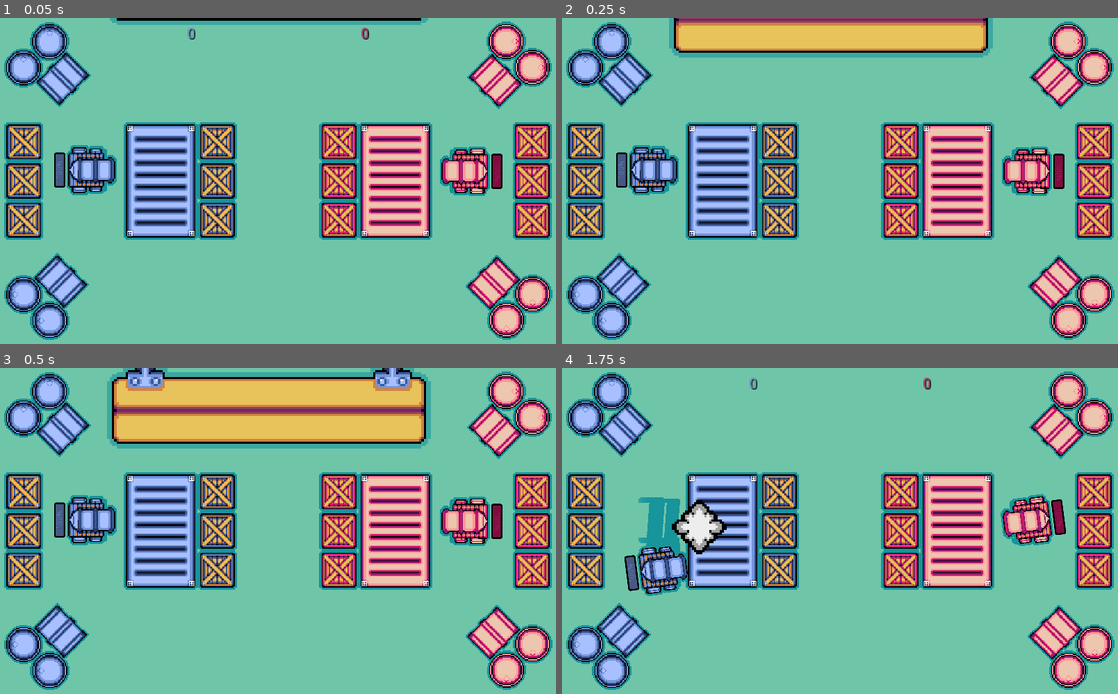
Above: before the commit, frames 1-4 (two rows, left to right).
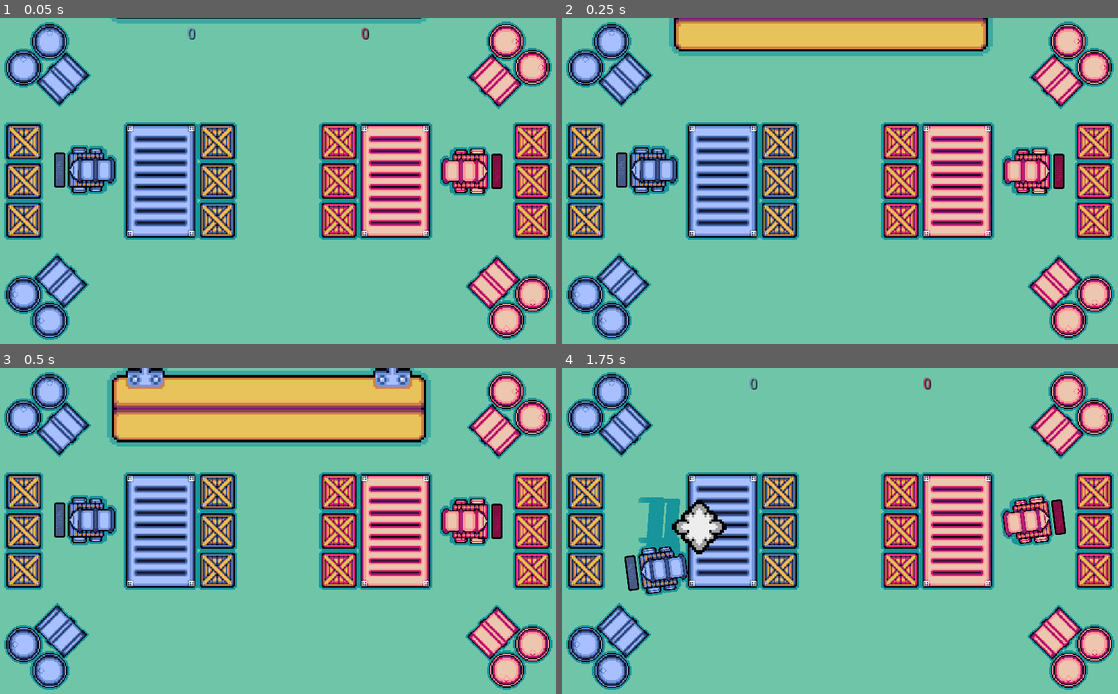
Above: after the commit, the same moments.

Repository: abelarduu/Mini-Cannon-Carts
Game: Godot game, scene res://scenes/Main_scene.tscn
Same seed, same stepped clock (60 frames per second), same inputs: the game is played once before the commit and once after it.
Inputs:
- Up to frame 1 (0.05 s): no input
- Up to frame 2 (0.25 s): no input
- Up to frame 3 (0.5 s): no input
- Up to frame 4 (1.75 s): tap Enter at 0.5 s; hold D (P1_right) 0.53-1.28 s; tap Space (ui_select) at 0.6, 0.77, 1.07, 1.25, 1.52, 1.55 s; hold S (P1_down) from 1.28 s (still down); tap E (P1_attack) at 1.35 s

The runs differ from the first frame. In frame 1, 0.6% of the frame differs, in the area x 19-77%, y 0-3%; in frame 2, 2.0%; in frame 3, 4.1%, in the area x 19-78%, y 0-25%; in frame 4, nothing differs.

Commit message:
movimentação da placa no menu inicial funcionando

Diff:
--- a/scenes/Main_scene.tscn
+++ b/scenes/Main_scene.tscn
@@ -132,7 +132,7 @@
 [node name="HUD" type="CanvasLayer" parent="."]
 
 [node name="game_icon" type="Sprite" parent="HUD"]
-position = Vector2( 491.021, -187 )
+position = Vector2( 491.021, -190 )
 scale = Vector2( 4.25532, 4.25532 )
 z_index = 3
 texture = ExtResource( 6 )
--- a/scripts/Main_scene.gd
+++ b/scripts/Main_scene.gd
@@ -10,9 +10,9 @@
 	if check_player(player2): player2_position= player2.position
 
 	#HUD
-	if play: $HUD/game_icon.visible= false
-	if $HUD/game_icon.global_position <=  Vector2(491.020996, 295):
-		$HUD/game_icon.position+= Vector2(0, 5)
+	if play:
+		move_obj($HUD/game_icon,Vector2(491.020996, -190),-5)
+	else: move_obj($HUD/game_icon,Vector2(491.020996, 295),5)
 
 	$HUD/Player1_Scores.text= str(player1.scores)
 	$HUD/Player2_Scores.text= str(player2.scores)
@@ -21,12 +21,15 @@
 
 func _input(event):
 	if event is InputEventKey:
-		if Input.is_action_just_pressed("ui_select"):
-			if event.pressed:
-				play= true
+		if event.pressed:
+			play= true
 
 func check_player(player) -> bool:
 	if is_instance_valid(player):
 		if player.life > 0:
 			return true
 	return false
+
+func move_obj(obj, new_pos, steps):
+	if not obj.position == new_pos:
+		obj.position+= Vector2(0, steps)
